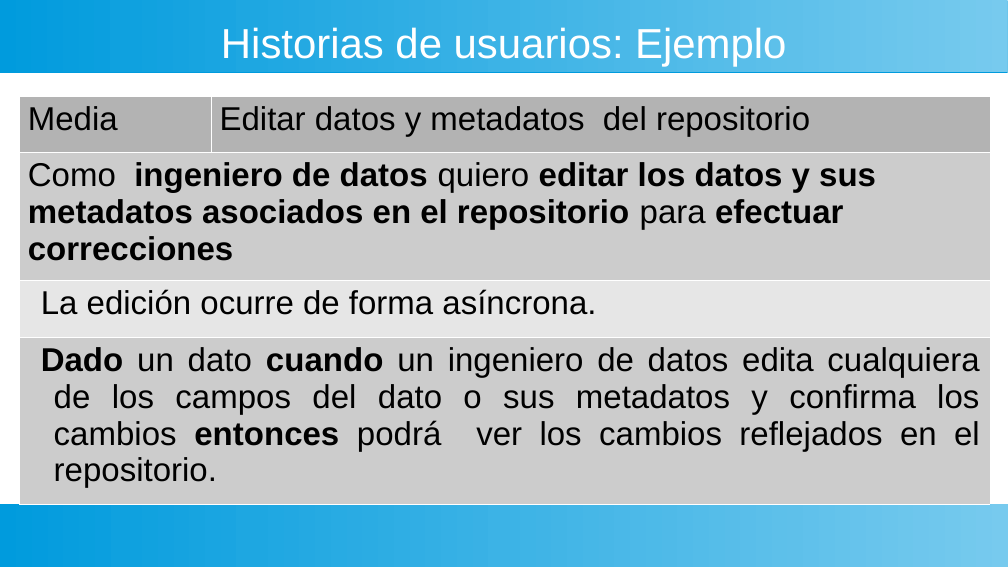
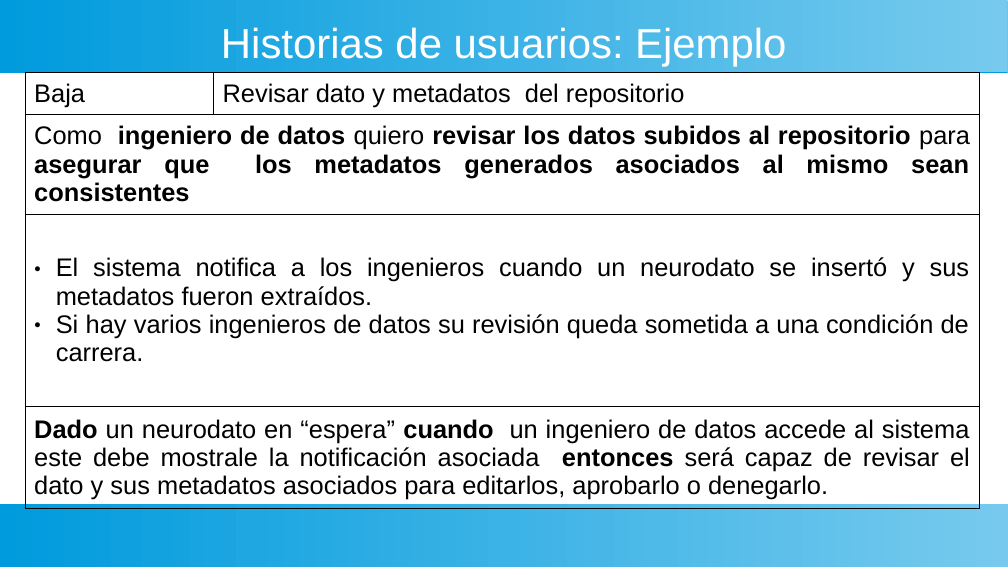
Before and after one commit to gaspect/brainsys, a slide deck: slide 16 of Presentación.odp (slide 17 before the commit). Drawn at 1008x567 pixels with LibreOffice and Linux fonts; fonts in the diff are those of the drawing. Boxes give left, top, right and bottom in pixels: in the first picture for what was removed or moved away, otherwise in the second. Text is boxed around its words. In the diff, an @@ line names an element or a change of style, - is before the commit and + after.

```diff
--- a/Presentación.odp
+++ b/Presentación.odp
@@ table at [26, 72, 980, 504] @@
-row 1, column 1: Media
+row 1, column 1: Baja
-row 1, column 2: Editar datos y metadatos del repositorio
+row 1, column 2: Revisar dato y metadatos del repositorio
-row 2, column 1: Como ingeniero de datos quiero editar los datos y sus metadatos asociados en el repositorio para efectuar correcciones
+row 2, column 1: Como ingeniero de datos quiero revisar los datos subidos al repositorio para asegurar que los metadatos generados asociados al mismo sean consistentes
-row 3, column 1: La edición ocurre de forma asíncrona.
+row 3, column 1: El sistema notifica a los ingenieros cuando un neurodato se insertó y sus metadatos fueron extraídos. / Si hay varios ingenieros de datos su revisión queda sometida a una condición de carrera.
-row 4, column 1: Dado un dato cuando un ingeniero de datos edita cualquiera de los campos del dato o sus metadatos y confirma los cambios entonces podrá ver los cambios reflejados en el repositorio.
+row 4, column 1: Dado un neurodato en “espera” cuando un ingeniero de datos accede al sistema este debe mostrale la notificación asociada entonces será capaz de revisar el dato y sus metadatos asociados para editarlos, aprobarlo o denegarlo.
@@ fill #B3B3B3 to none in row 1 @@
@@ fill #CCCCCC to none in 2 cells @@
@@ fill #E6E6E6 to none in row 3, column 1 @@
@@ borders changed @@
@@ table: place and size @@
-table at [19, 96, 991, 492]
+table at [26, 72, 980, 504]
```
Also in this commit, not shown: 17 other slides changed, 1 slide added, 2 slides removed.
